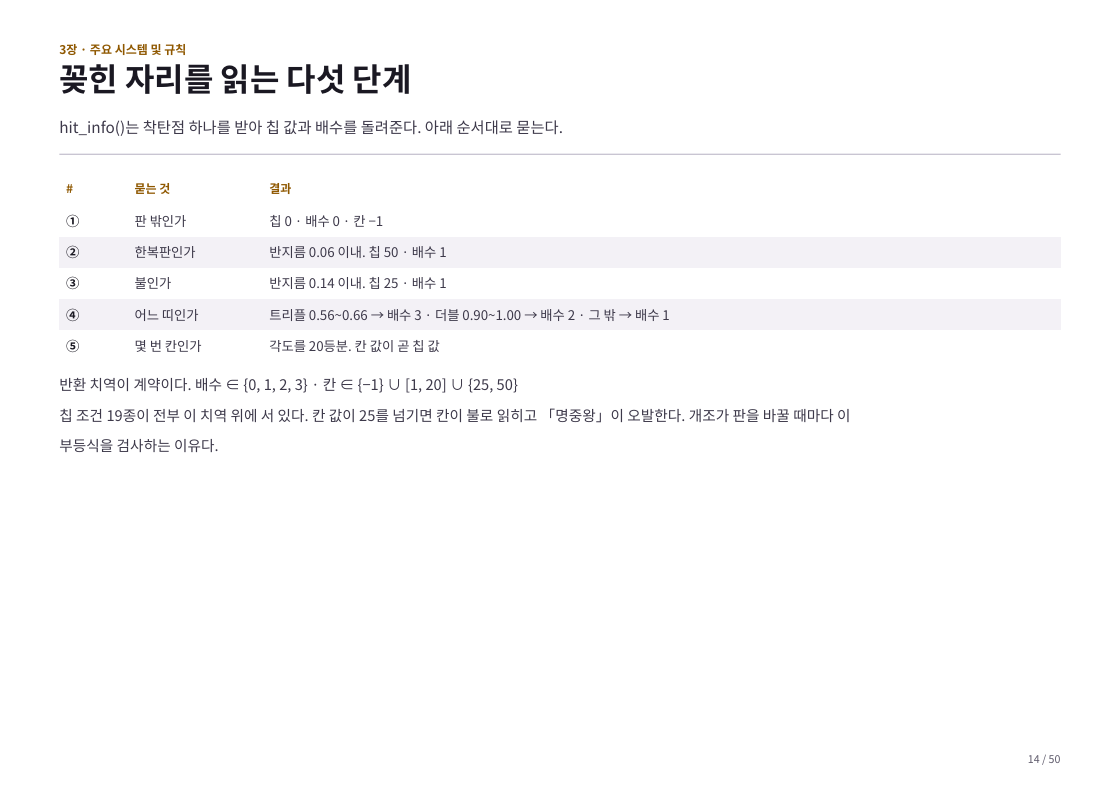
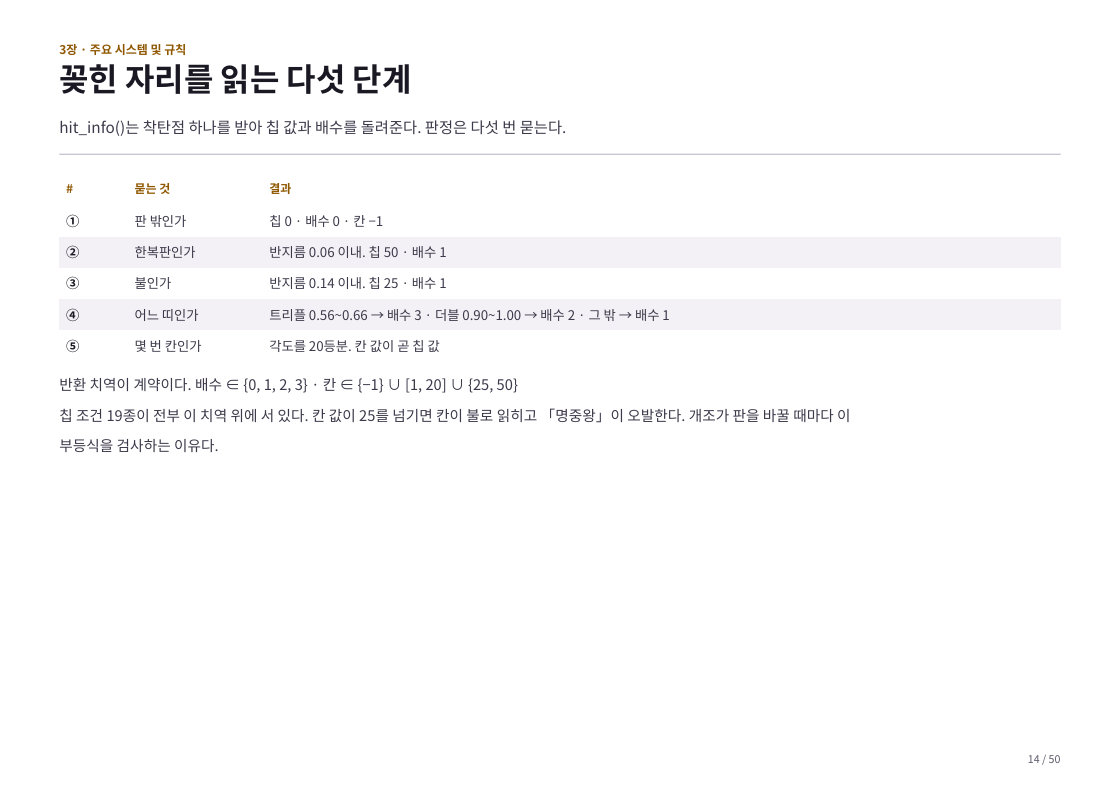
Before and after one commit to GGbong69/test-03, a slide deck: slide 14 of docs/기획서.pptx. Drawn at 1120x792 pixels with LibreOffice and Linux fonts; fonts in the diff are those of the drawing. Boxes give left, top, right and bottom in pixels: in the first picture for what was removed or moved away, otherwise in the second. Text is boxed around its words. In the diff, an @@ line names an element or a change of style, - is before the commit and + after.

```diff
--- a/docs/기획서.pptx
+++ b/docs/기획서.pptx
@@ text at (x1=59, y1=120, x2=567, y2=136): text changed @@
-hit_info()는 착탄점 하나를 받아 칩 값과 배수를 돌려준다. 아래 순서대로 묻는다.
+hit_info()는 착탄점 하나를 받아 칩 값과 배수를 돌려준다. 판정은 다섯 번 묻는다.
```
Also in this commit, not shown: 12 other slides changed, 2 other files.
